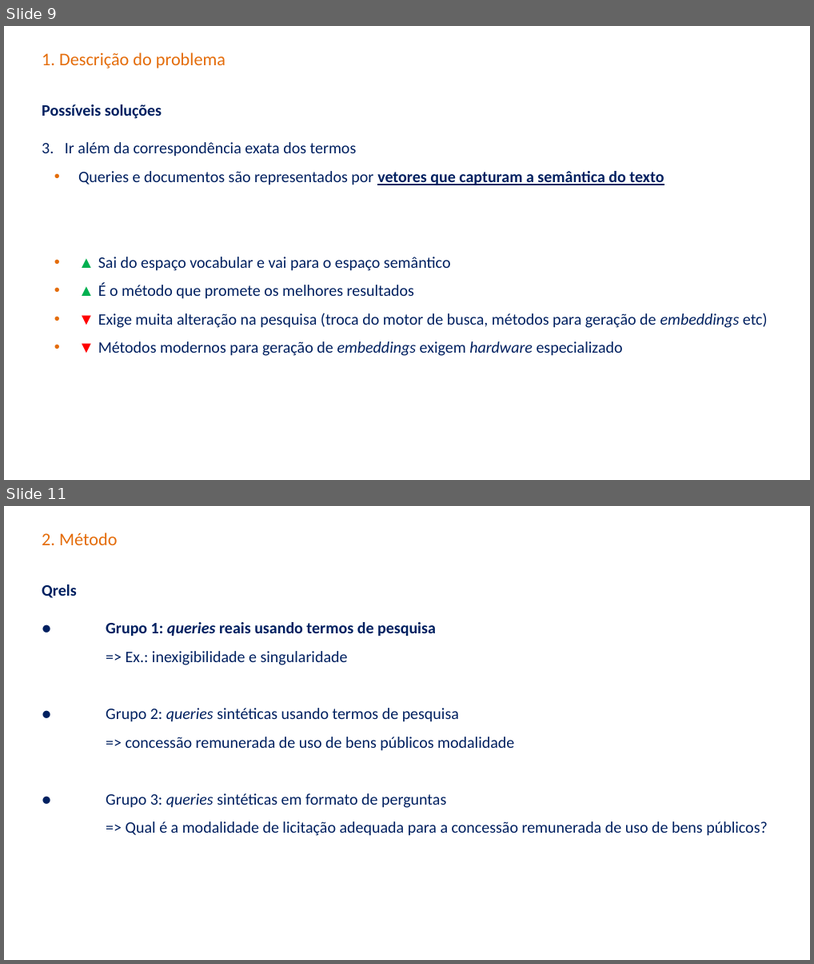
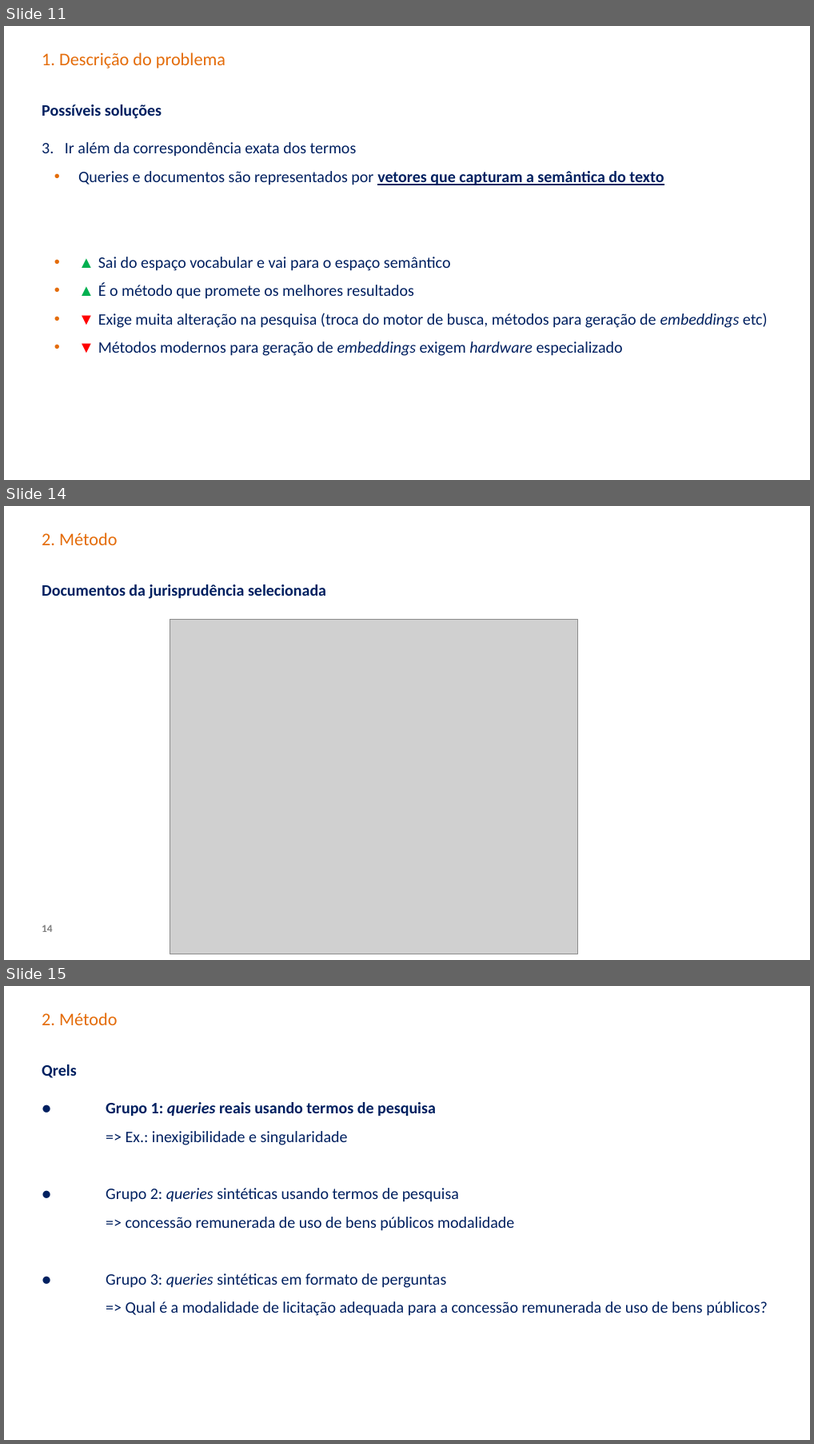
Before and after one commit to carisio/juris_tcu_expansao_doc, a slide deck: projeto_final/Apresentação.pptx. Shown one above the other, each under a label of ours: slides 9 and 11 before the commit, slides 11, 14 and 15 after it; the slides between them are not shown. The pictures are 814x964 and 814x1444 pixels, drawn with LibreOffice and Linux fonts; fonts in the diff are those of the drawing; grey boxes stand for pictures; background and template pictures are left out. Boxes give left, top, right and bottom in pixels: in the first picture for what was removed or moved away, otherwise in the second. Text is boxed around its words. In the diff, an @@ line names an element or a change of style, - is before the commit and + after.

```diff
--- a/projeto_final/Apresentação.pptx
+++ b/projeto_final/Apresentação.pptx
@@ slide 14 added at <box>4,506,810,960</box>, background picture (left out) @@
@@ title added at <box>42,532,117,545</box>, 20 pt, text #E46C0A @@
+2. Método
@@ subtitle added at <box>42,584,326,599</box>, 18 pt, text #002060, bold @@
+Documentos da jurisprudência selecionada
@@ picture added at <box>170,620,578,953</box> @@
@@ page number added at <box>42,924,52,932</box>, 12 pt, text #808080, bold @@
+14
@@ what was slide 9 is now slide 11 @@
@@ what was slide 11 is now slide 15 @@
```
Also in this commit, not shown: 2 slides changed, 4 other slides added, 1 slide removed.
